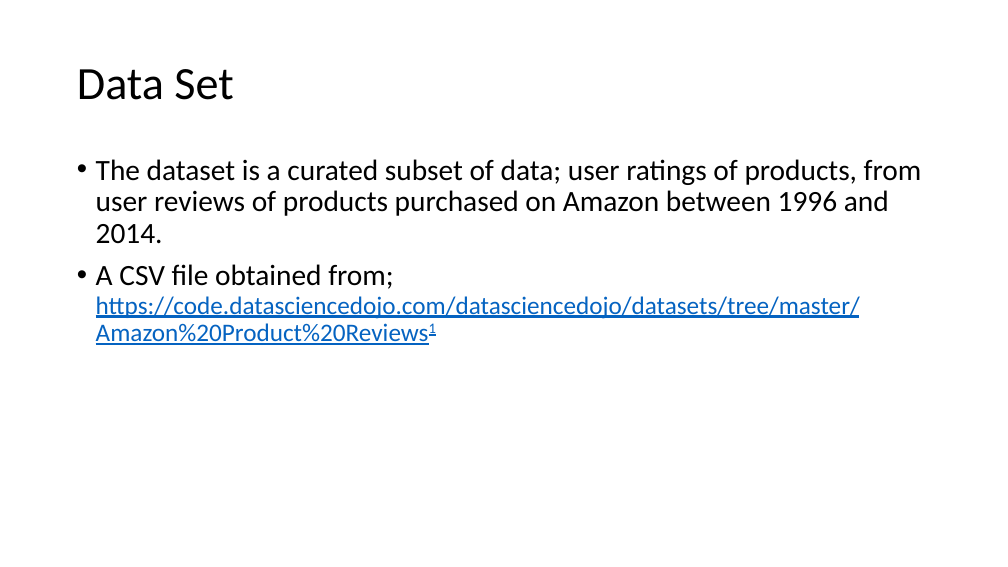
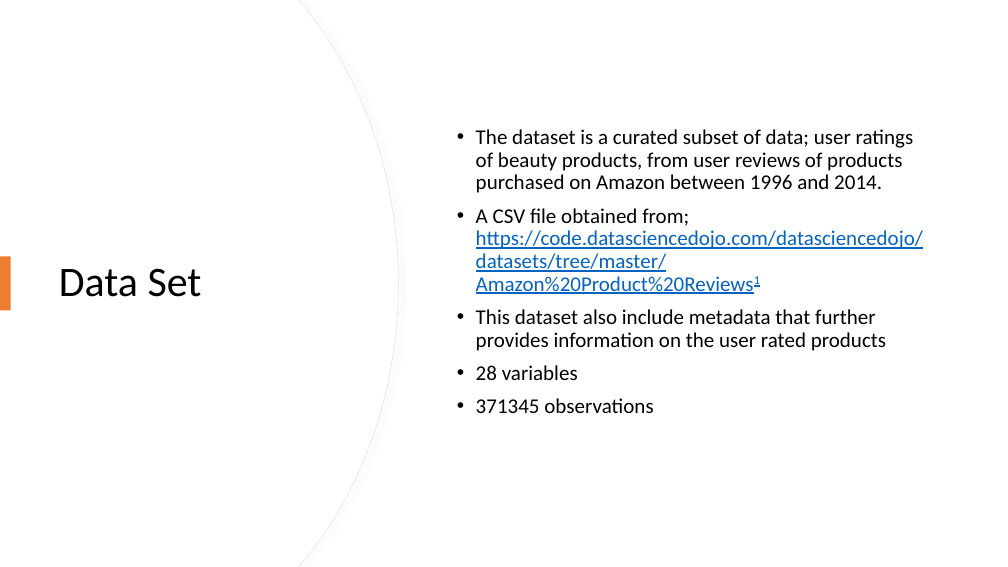
Before and after one commit to hekaplex/2021_04_DSI_WDX2, a slide deck: slide 3 of yanick.anagho@divergence.one/Capstone Presentation_User Ratings - Products.pptx. Drawn at 1008x567 pixels with LibreOffice and Linux fonts; fonts in the diff are those of the drawing. Boxes give left, top, right and bottom in pixels: in the first picture for what was removed or moved away, otherwise in the second. Text is boxed around its words. In the diff, an @@ line names an element or a change of style, - is before the commit and + after.

```diff
--- a/yanick.anagho@divergence.one/Capstone Presentation_User Ratings - Products.pptx
+++ b/yanick.anagho@divergence.one/Capstone Presentation_User Ratings - Products.pptx
@@ freeform shape added at (0, 0, 399, 567), fill #FFFFFF, outline #E6E6E6 0.75 pt @@
@@ freeform shape added at (0, 0, 398, 567), fill #FFFFFF @@
@@ text "The dataset is a curated ...": place and size @@
-text "The dataset is a curated ..." at (96, 159, 922, 345)
+text "The dataset is a curated ..." at (476, 129, 923, 413)
@@ text "The dataset is a curated ..." at (476, 129, 923, 413): vertical alignment top to middle @@
@@ title "Data Set": place and size @@
-title "Data Set" at (77, 69, 233, 100)
+title "Data Set" at (59, 268, 202, 297)
@@ title "Data Set" at (59, 268, 202, 297): size 44 to 40 pt @@
@@ text at (476, 129, 914, 193): text changed; size 28 to 20 pt @@
-• The dataset is a curated subset of data; user ratings of products, from user reviews of products purchased on Amazon between 1996 and 2014.
+• The dataset is a curated subset of data; user ratings of beauty products, from user reviews of products purchased on Amazon between 1996 and 2014.
@@ text at (476, 208, 923, 294): size 28 to 20 pt in "A CSV file obtained from;"; size 24 to 20 pt in "https://code.datasciencedojo.com/datasciencedojo/datasets/tr ..." @@
@@ rectangle added at (0, 256, 11, 311), fill #ED7D31 @@
@@ text at (476, 309, 886, 413): paragraphs added @@
+• This dataset also include metadata that further provides information on the user rated products
+• 28 variables
+• 371345 observations
```
Also in this commit, not shown: 3 other slides changed, 2 slides added.
